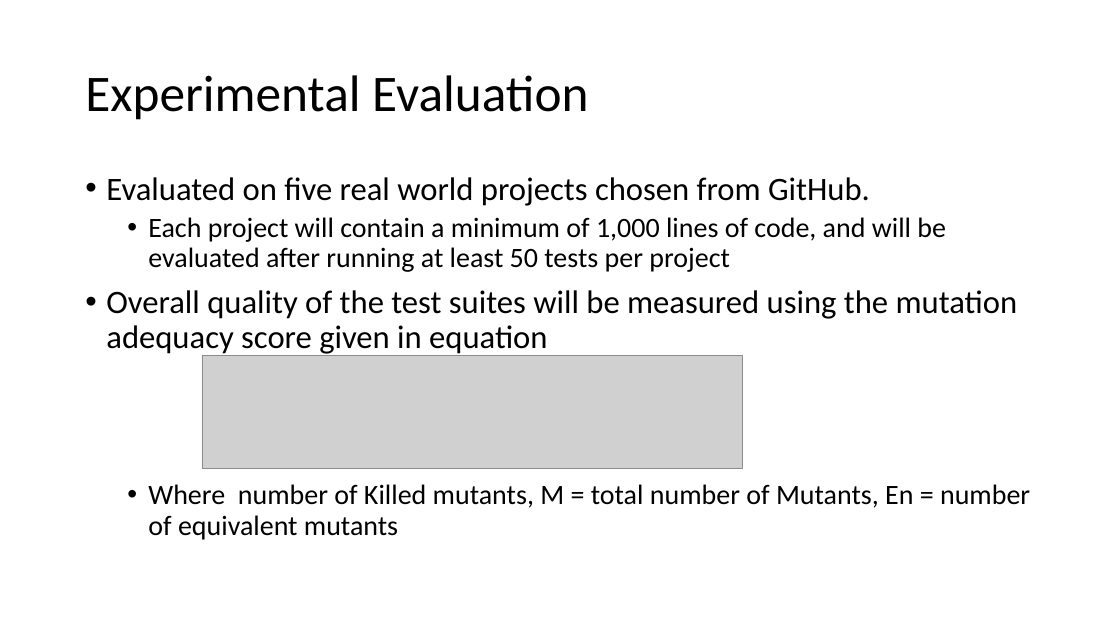
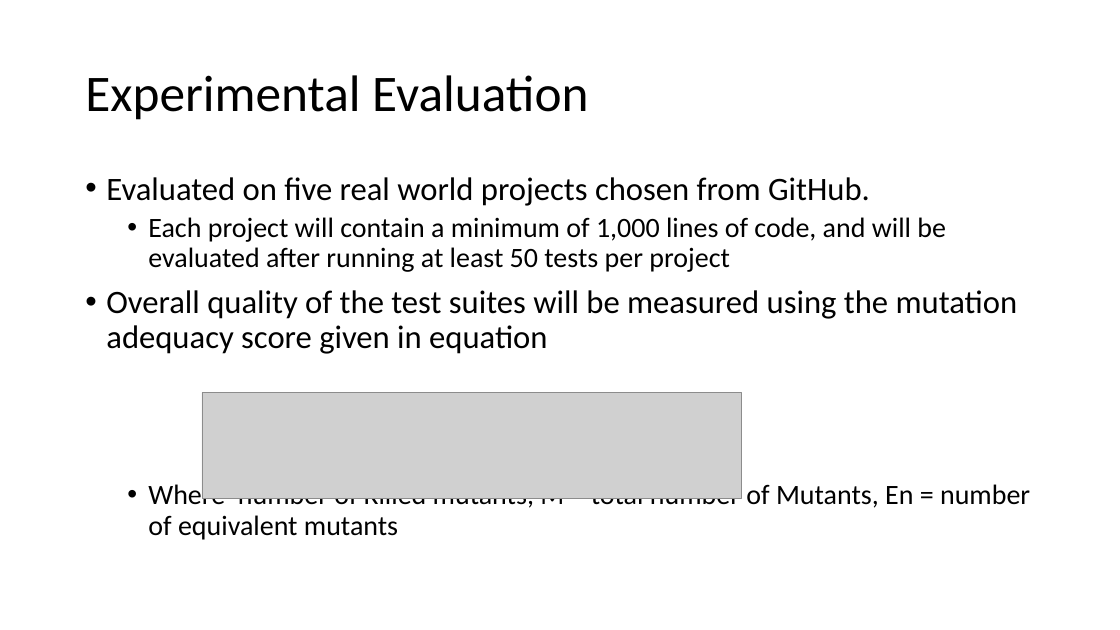
Before and after one commit to matthewbachelder/cs6367, a slide deck: slide 4 of Midterm_Presentation.pptx. Drawn at 1120x630 pixels with LibreOffice and Linux fonts; fonts in the diff are those of the drawing; grey boxes stand for pictures. Boxes give left, top, right and bottom in pixels: in the first picture for what was removed or moved away, otherwise in the second. Text is boxed around its words. In the diff, an @@ line names an element or a change of style, - is before the commit and + after.

```diff
--- a/Midterm_Presentation.pptx
+++ b/Midterm_Presentation.pptx
@@ text "Evaluated on five real world ..." at box(106, 177, 1030, 540): less space between paragraphs @@
@@ picture: place and size @@
-picture at box(202, 355, 742, 468)
+picture at box(202, 393, 741, 498)
```
Also in this commit, not shown: 4 other slides changed, 9 slides added.
